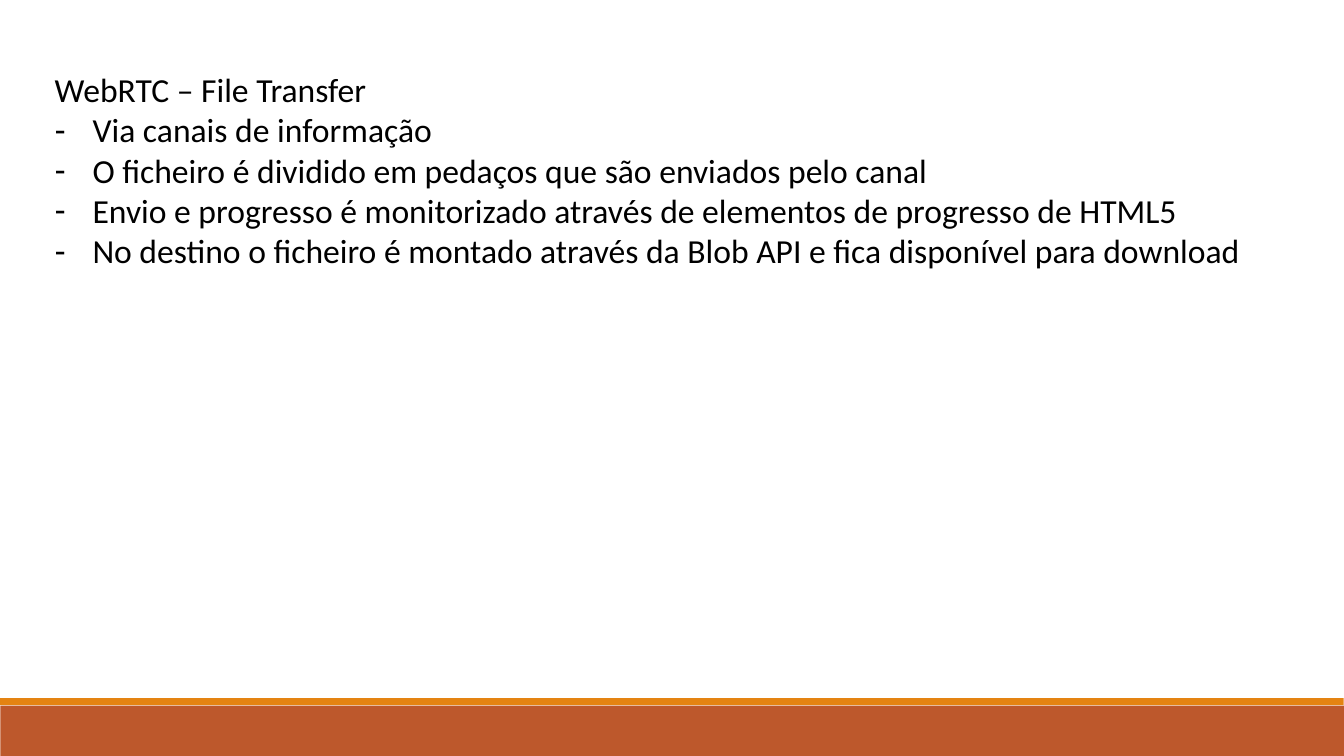
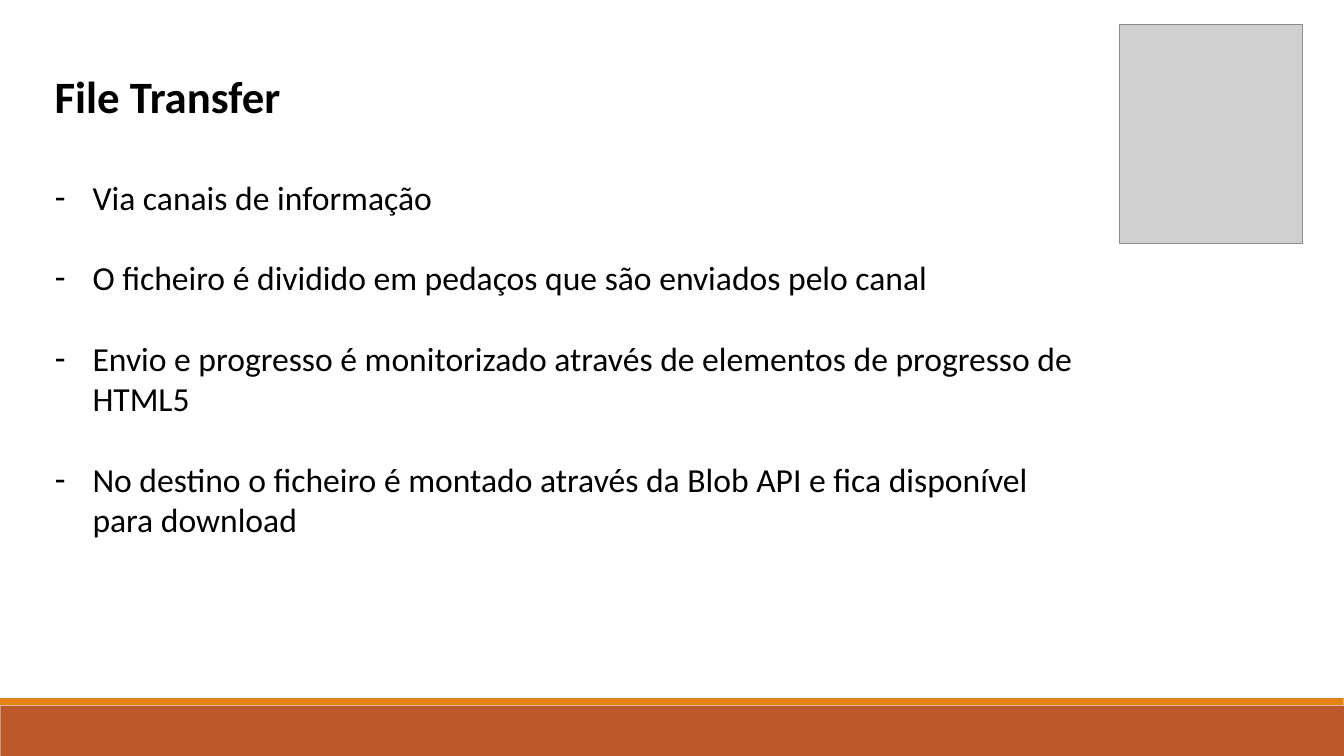
Before and after one commit to marcorlsrodrigues/pwc, a slide deck: slide 10 of WebRTC File Transfer - Marco Rodrigues.pptx. Drawn at 1344x756 pixels with LibreOffice and Linux fonts; fonts in the diff are those of the drawing; grey boxes stand for pictures. Boxes give left, top, right and bottom in pixels: in the first picture for what was removed or moved away, otherwise in the second. Text is boxed around its words. In the diff, an @@ line names an element or a change of style, - is before the commit and + after.

```diff
--- a/WebRTC File Transfer - Marco Rodrigues.pptx
+++ b/WebRTC File Transfer - Marco Rodrigues.pptx
@@ picture added at (1120,25,1304,244) @@
@@ text at (55,81,280,114): text changed; size 24 to 32 pt; bold on @@
-WebRTC – File Transfer
+File Transfer
```
Also in this commit, not shown: 3 other slides changed, 2 slides added, 2 other files.
